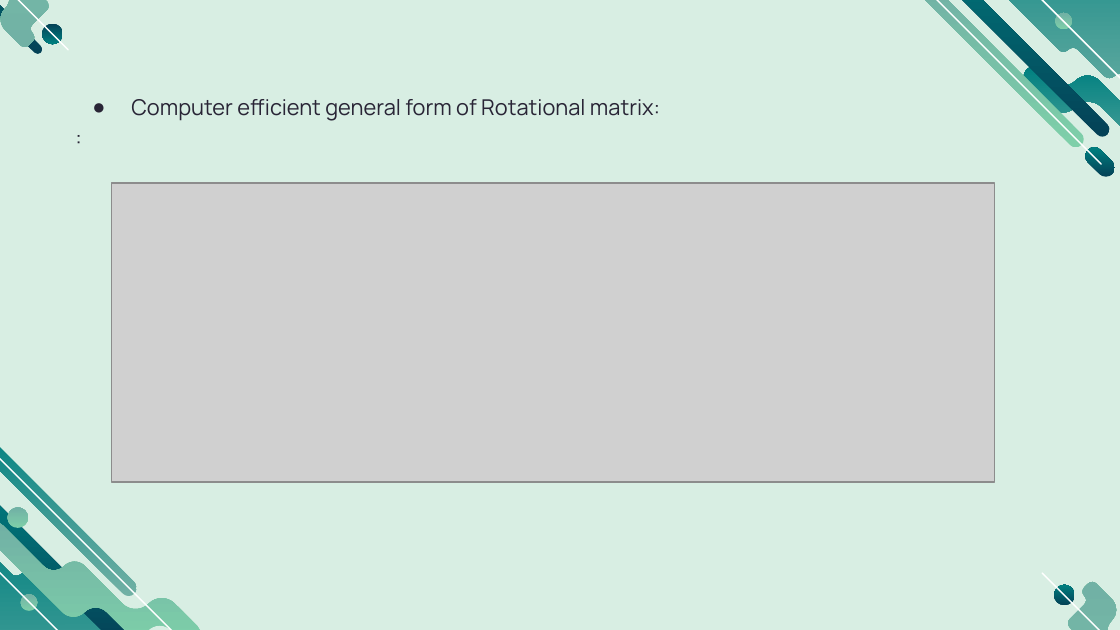
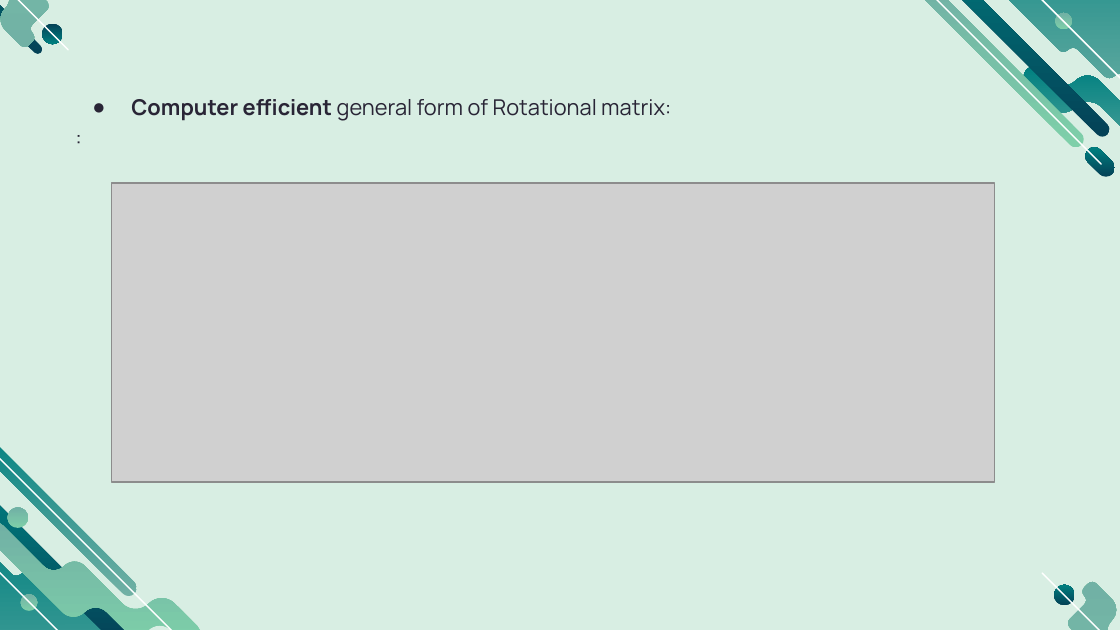
Before and after one commit to smlab-niser/23cs461, a slide deck: slide 22 of assignment/adhil/CS461_notes_positional_encoding.pptx (slide 20 before the commit). Drawn at 1120x630 pixels with LibreOffice and Linux fonts; fonts in the diff are those of the drawing; grey boxes stand for pictures. Boxes give left, top, right and bottom in pixels: in the first picture for what was removed or moved away, otherwise in the second. Text is boxed around its words. In the diff, an @@ line names an element or a change of style, - is before the commit and + after.

```diff
--- a/assignment/adhil/CS461_notes_positional_encoding.pptx
+++ b/assignment/adhil/CS461_notes_positional_encoding.pptx
@@ subtitle at (131,99,671,121): bold on in "Computer efficient" @@
```
Also in this commit, not shown: 10 other slides changed, 2 slides added, 3 other files.
